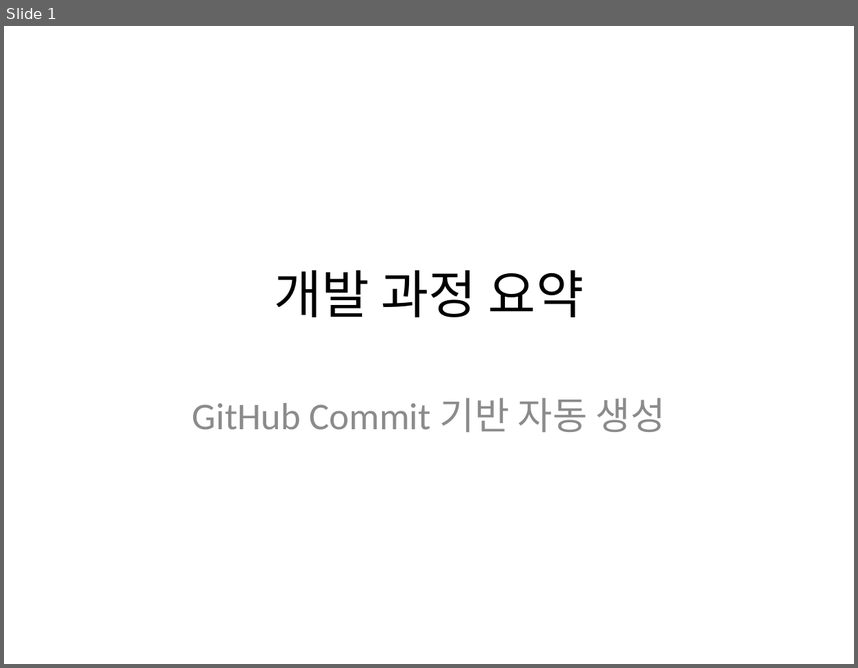
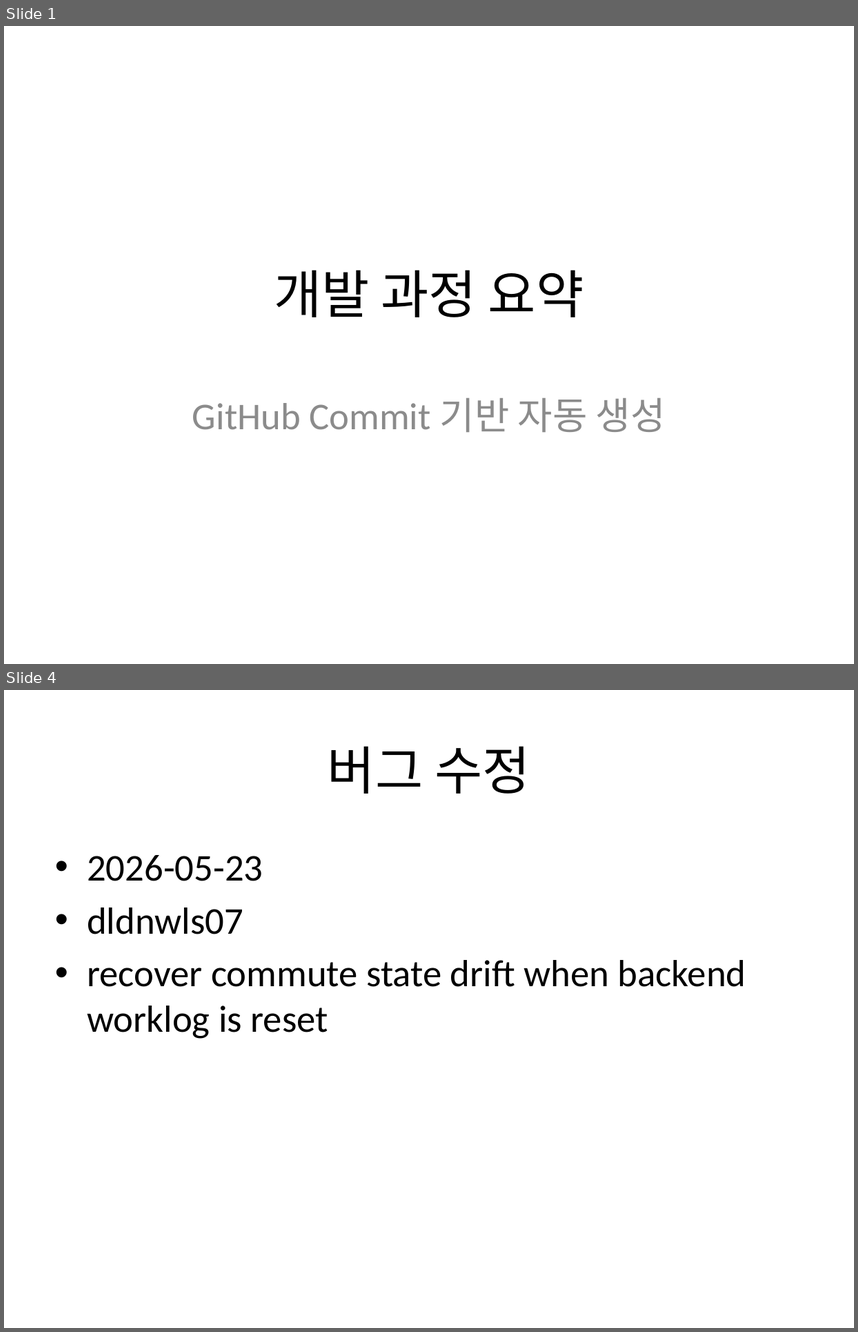
Before and after one commit to Jongwoo0101/worksight-commit-bot, a slide deck: data/commit_report.pptx. Shown one above the other, each under a label of ours: slide 1 before the commit, slides 1 and 4 after it; the slides between them are not shown. The pictures are 858x668 and 858x1332 pixels, drawn with LibreOffice and Linux fonts; fonts in the diff are those of the drawing. Boxes give left, top, right and bottom in pixels: in the first picture for what was removed or moved away, otherwise in the second. Text is boxed around its words. In the diff, an @@ line names an element or a change of style, - is before the commit and + after.

Commit message:
feat: target repo 신규 커밋 175건 반영 - Merge pull request #6 from Jongwoo0101/feature/frontend-refactor-and-bugfix
refactor: resolve frontend spec issues and fix shared state bug 작성자: 원종우 코드: 223e97a
- fix: recover commute state drift when backend worklog is reset 작성자: dldnwls07 코드: 2771b01
- feat: include participantId in meeting notifications and refactor team store selectors for improved reactivity 작성자: dldnwls07 코드: ffd89bd
- fix: 화상회의 방 재입장 시 호스트/참가자 상태 동기화 및 모달 미표시 버그 수정 작성자: 원종우 코드: 9cc00cd
- fix: SecurityConfig.java @Value 제거
localhost:5173 하드코딩 유지. 대신 새 API 경로들(/api/meetings/**, /api/notifications/**, /api/standup/**) 추가된 것만 반영 작성자: 원종우 코드: 2733dd7

```diff
--- a/data/commit_report.pptx
+++ b/data/commit_report.pptx
@@ slide 4 added at (4,690,854,1328), background #FFFFFF @@
@@ title added at (328,746,530,793), 44 pt, text #000000 @@
+버그 수정
@@ text added at (87,855,746,1038), 32 pt, text #000000 @@
+• 2026-05-23
+• dldnwls07
+• recover commute state drift when backend worklog is reset
```
Also in this commit, not shown: 4 slides changed, 2 other slides added, 3 slides removed, 7 other files.
